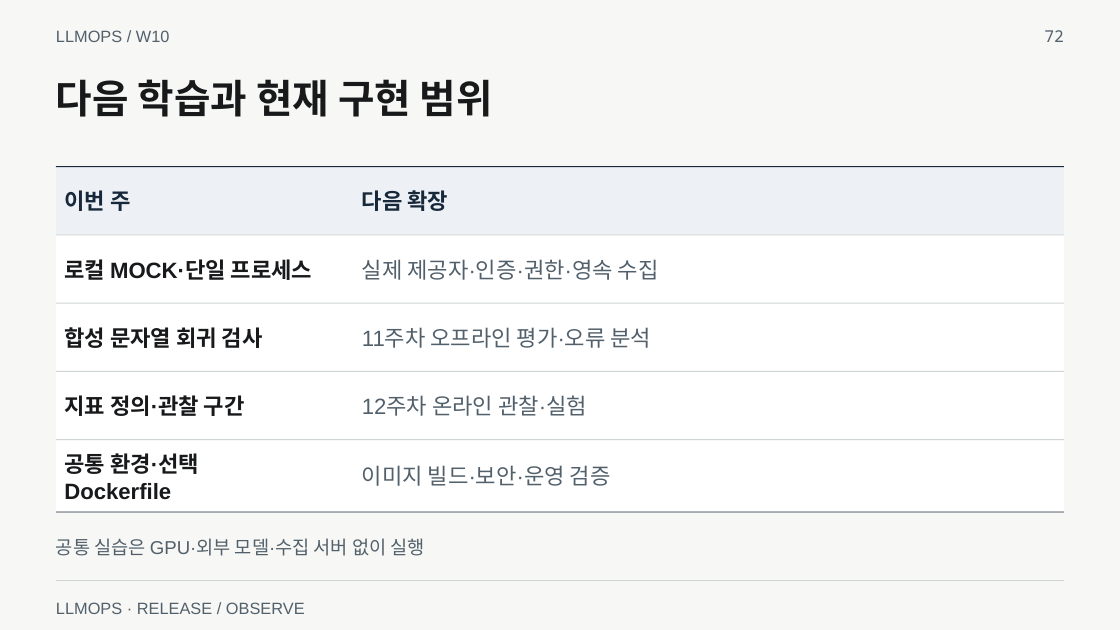
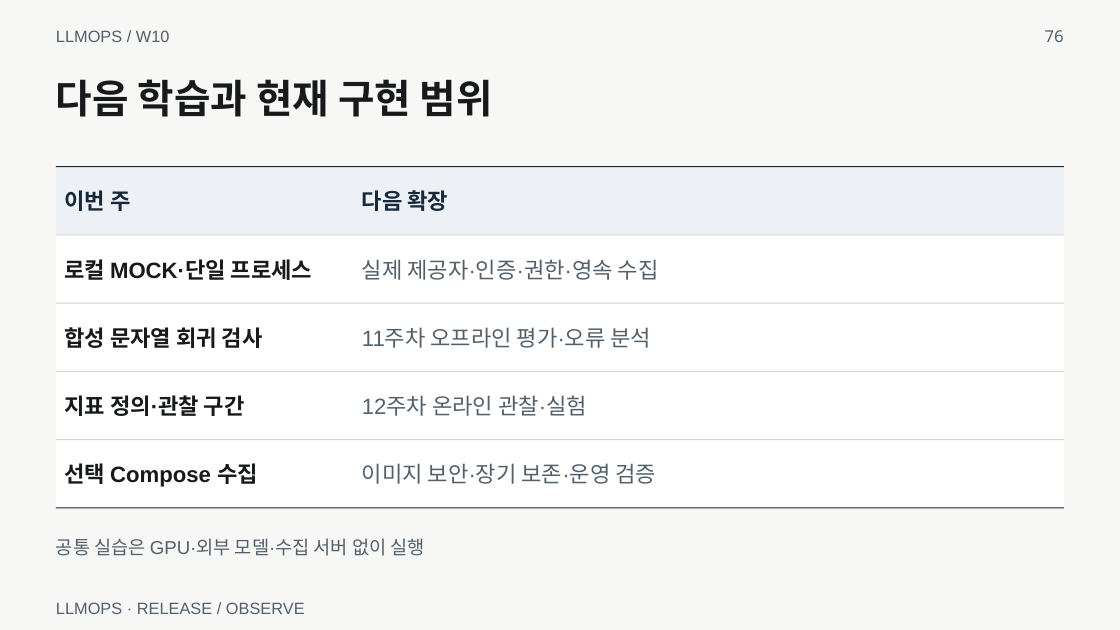
Before and after one commit to smilesjcha/llmops-16week, a slide deck: slide 76 of week10/lecture/10_week10_observable_deployment.pptx (slide 72 before the commit). Drawn at 1120x630 pixels with LibreOffice and Linux fonts; fonts in the diff are those of the drawing. Boxes give left, top, right and bottom in pixels: in the first picture for what was removed or moved away, otherwise in the second. Text is boxed around its words. In the diff, an @@ line names an element or a change of style, - is before the commit and + after.

```diff
--- a/week10/lecture/10_week10_observable_deployment.pptx
+++ b/week10/lecture/10_week10_observable_deployment.pptx
@@ text at (x1=1044, y1=30, x2=1064, y2=42): text changed @@
-72
+76
@@ table at (x1=56, y1=166, x2=1065, y2=507) @@
-row 5, column 1: 공통 환경·선택 / Dockerfile
+row 5, column 1: 선택 Compose 수집
-row 5, column 2: 이미지 빌드·보안·운영 검증
+row 5, column 2: 이미지 보안·장기 보존·운영 검증
@@ rectangle moved from (x1=56, y1=512, x2=1065, y2=513) to (x1=56, y1=507, x2=1065, y2=508) @@
@@ rectangle removed at (x1=56, y1=581, x2=1065, y2=581) @@
```
Also in this commit, not shown: 70 other slides changed, 5 slides added, 1 slide removed, 20 other files.
